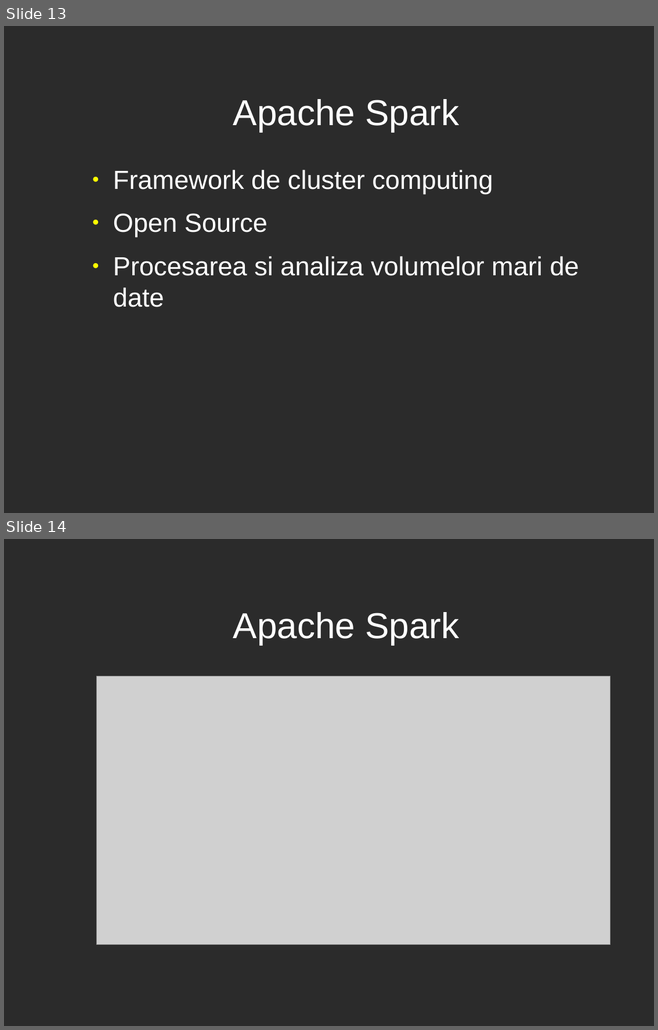
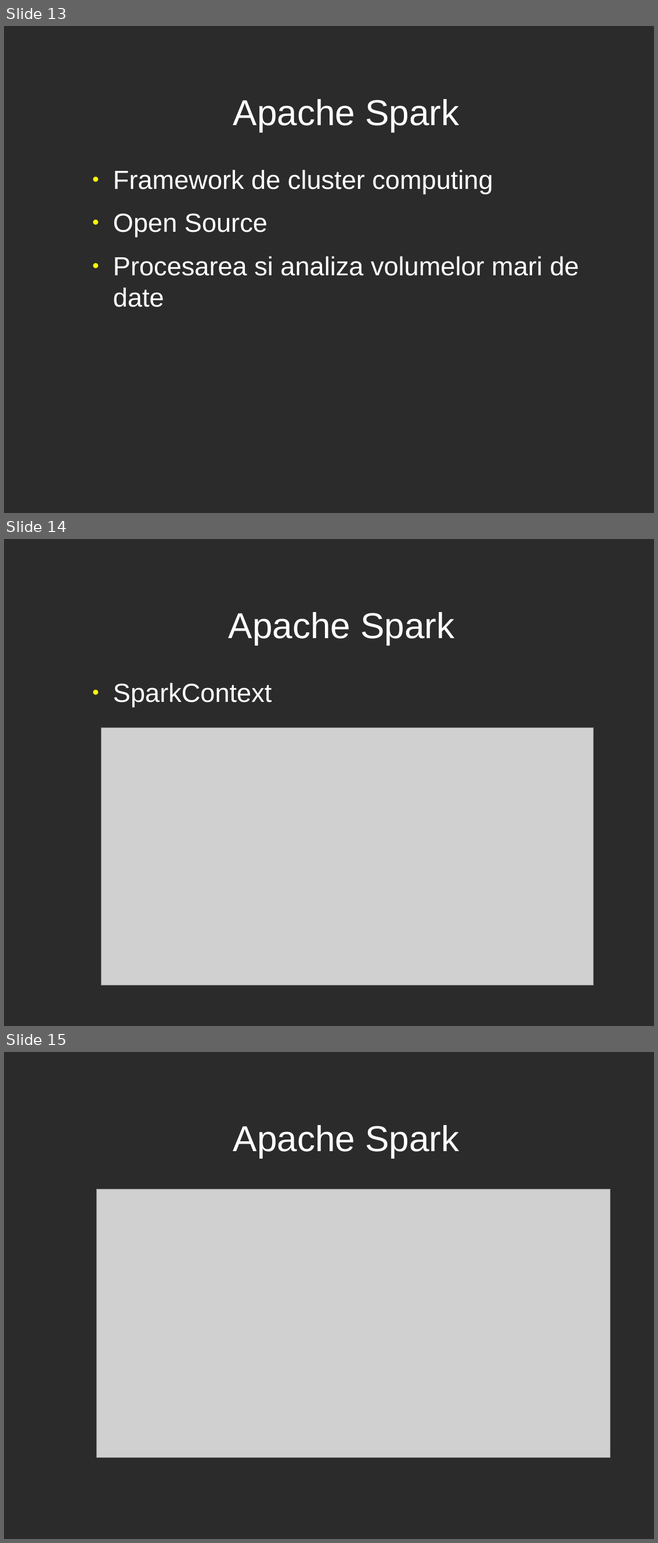
Before and after one commit to RaresBr/licenta, a slide deck: prezentareBradeaRares.odp. Shown one above the other, each under a label of ours: slides 13 and 14 before the commit, slides 13, 14 and 15 after it. The pictures are 658x1030 and 658x1543 pixels, drawn with LibreOffice and Linux fonts; fonts in the diff are those of the drawing; grey boxes stand for pictures; background and template pictures are left out; a plain dark background stands for a picture behind light text. Boxes give left, top, right and bottom in pixels: in the first picture for what was removed or moved away, otherwise in the second. Text is boxed around its words. In the diff, an @@ line names an element or a change of style, - is before the commit and + after.

```diff
--- a/prezentareBradeaRares.odp
+++ b/prezentareBradeaRares.odp
@@ slide 14 added at [4,539,654,1026], background picture (left out) @@
@@ title added at [228,612,454,645], 44 pt, text #FFFFFF @@
+Apache Spark
@@ text added at [113,683,271,707], 32 pt, text #FFFFFF @@
+● SparkContext
@@ picture added at [101,727,593,985] @@
@@ what was slide 14 is now slide 15 @@
```
Also in this commit, not shown: 15 other slides added.
